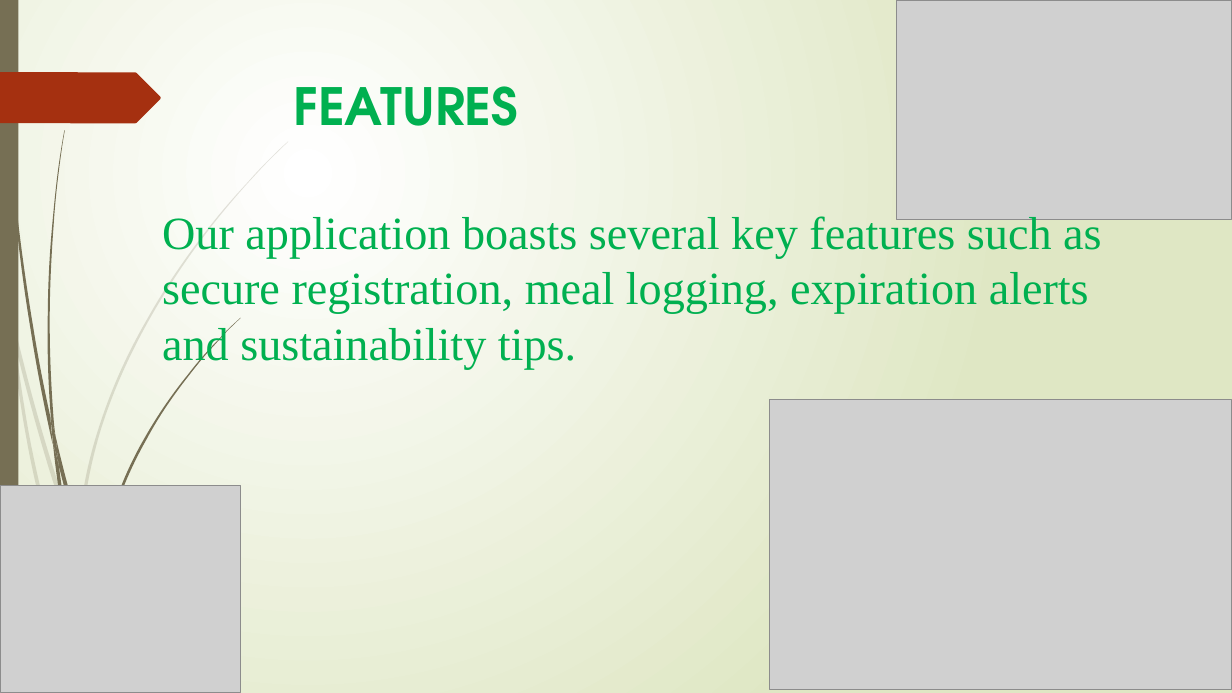
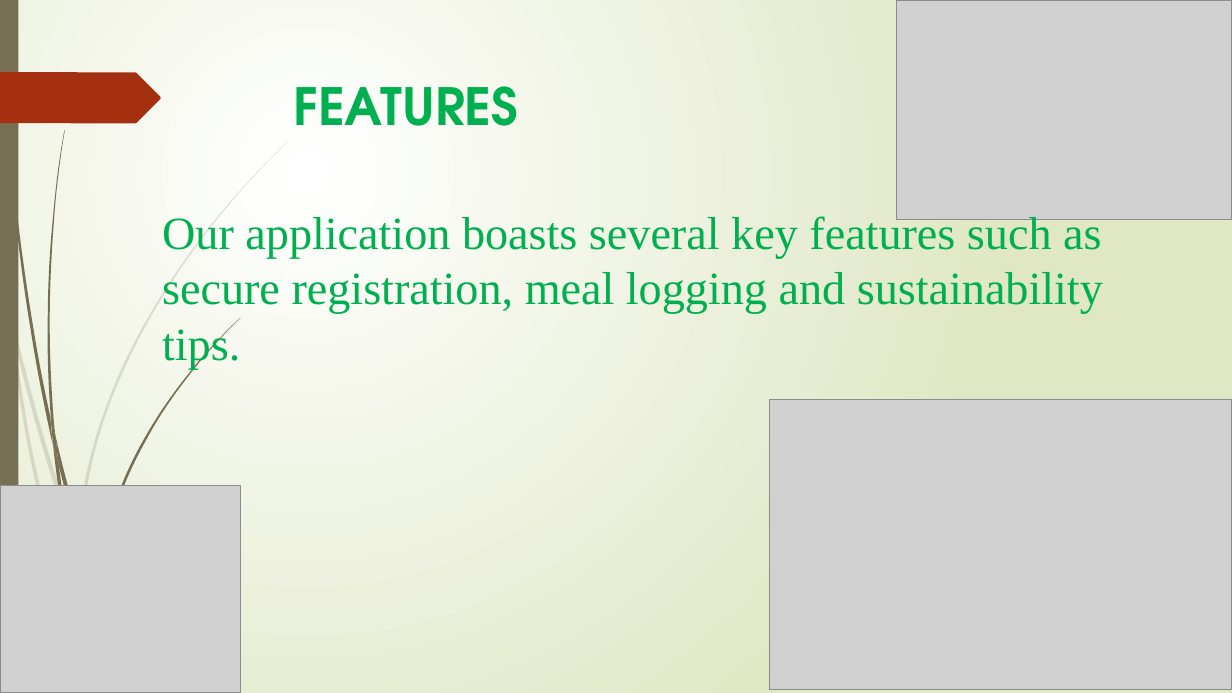
Before and after one commit to valary-esendi/project_pitch_decks, a slide deck: slide 4 of web pitch deck.pptx. Drawn at 1232x693 pixels with LibreOffice and Linux fonts; fonts in the diff are those of the drawing; grey boxes stand for pictures. Boxes give left, top, right and bottom in pixels: in the first picture for what was removed or moved away, otherwise in the second. Text is boxed around its words. In the diff, an @@ line names an element or a change of style, - is before the commit and + after.

```diff
--- a/web pitch deck.pptx
+++ b/web pitch deck.pptx
@@ text at [162, 213, 1103, 369]: text changed @@
-Our application boasts several key features such as secure registration, meal logging, expiration alerts and sustainability tips.
+Our application boasts several key features such as secure registration, meal logging and sustainability tips.
```
Also in this commit, not shown: 2 other slides changed, 2 other files.
